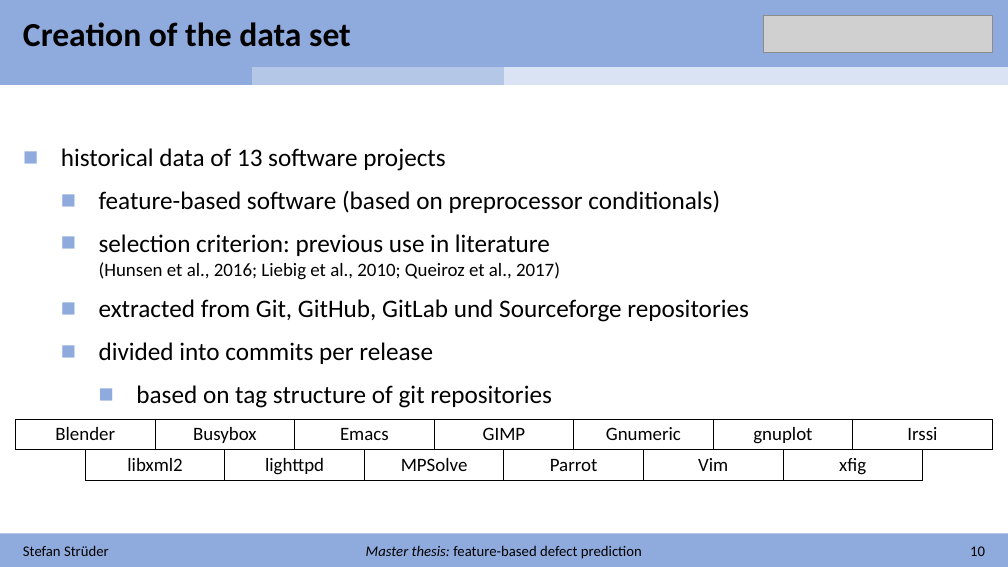
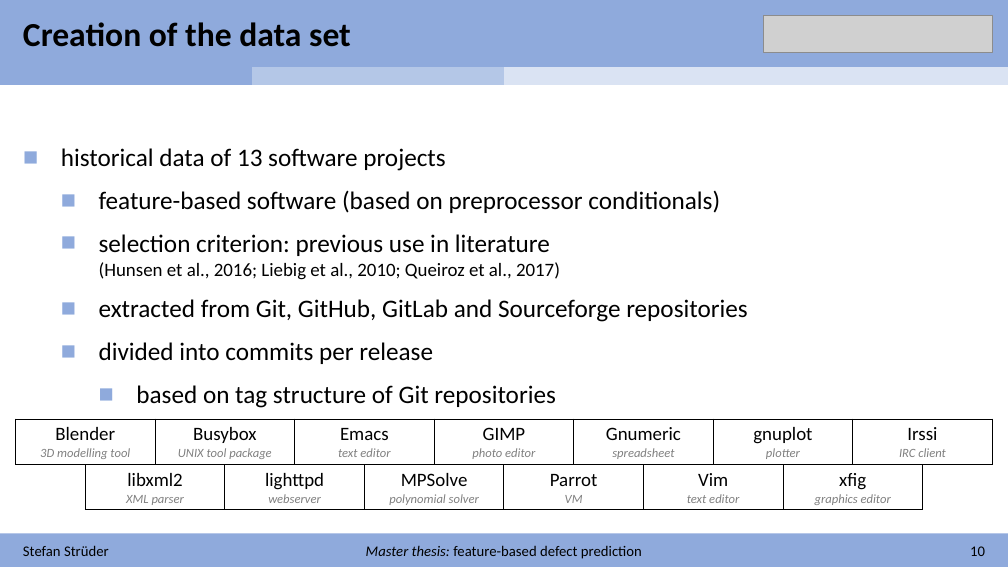
Before and after one commit to stefanstrueder/MA_Strueder, a slide deck: slide 10 of Zwischenbericht/Zwischenbericht.pptx. Drawn at 1008x567 pixels with LibreOffice and Linux fonts; fonts in the diff are those of the drawing; grey boxes stand for pictures. Boxes give left, top, right and bottom in pixels: in the first picture for what was removed or moved away, otherwise in the second. Text is boxed around its words. In the diff, an @@ line names an element or a change of style, - is before the commit and + after.

```diff
--- a/Zwischenbericht/Zwischenbericht.pptx
+++ b/Zwischenbericht/Zwischenbericht.pptx
@@ text at box(99, 299, 748, 322): text changed @@
-  ■ extracted from Git, GitHub, GitLab und Sourceforge repositories
+  ■ extracted from Git, GitHub, GitLab and Sourceforge repositories
@@ text at box(136, 385, 556, 408): text changed @@
-    ■ based on tag structure of git repositories
+    ■ based on tag structure of Git repositories
@@ table at box(16, 419, 995, 464) @@
-row 1: Blender | Busybox | Emacs | GIMP | Gnumeric | gnuplot | Irssi
+row 1: Blender / 3D modelling tool | Busybox / UNIX tool package | Emacs / text editor | GIMP / photo editor | Gnumeric / spreadsheet | gnuplot / plotter | Irssi / IRC client
@@ table at box(85, 464, 925, 510) @@
-row 1: libxml2 | lighttpd | MPSolve | Parrot | Vim | xfig
+row 1: libxml2 / XML parser | lighttpd / webserver | MPSolve / polynomial solver | Parrot / VM | Vim / text editor | xfig / graphics editor
@@ table: place and size @@
-table at box(85, 450, 925, 481)
+table at box(85, 464, 925, 510)
```
Also in this commit, not shown: 14 other slides changed, 1 other file.
